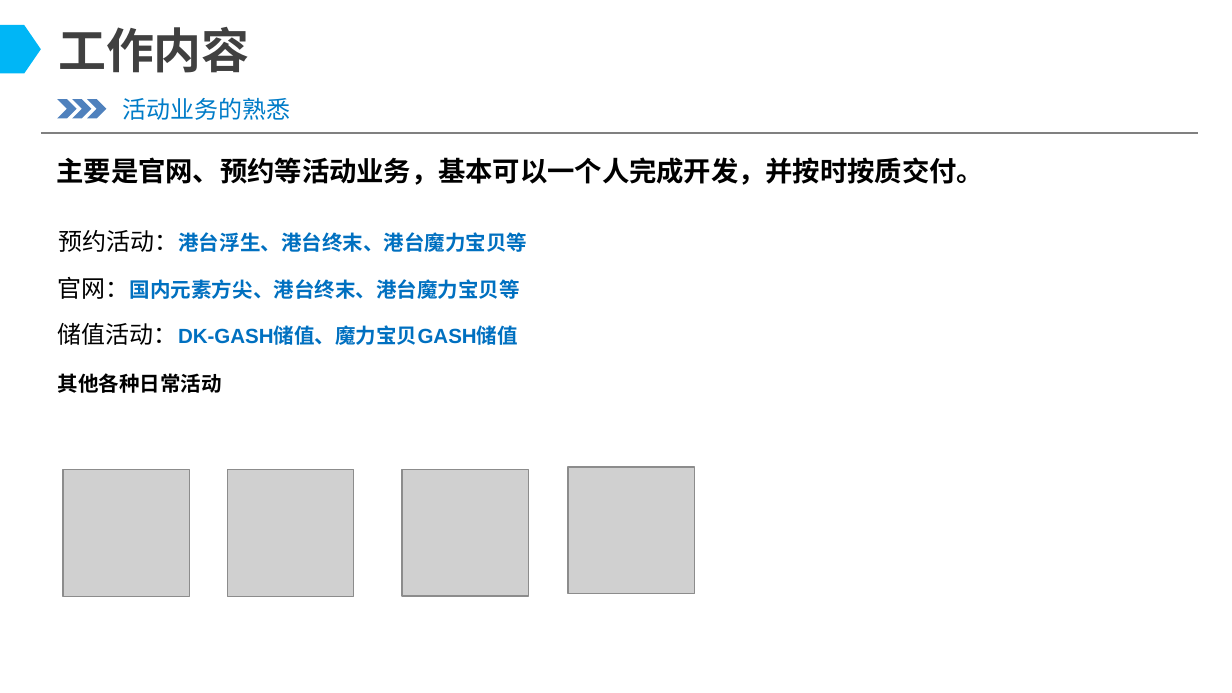
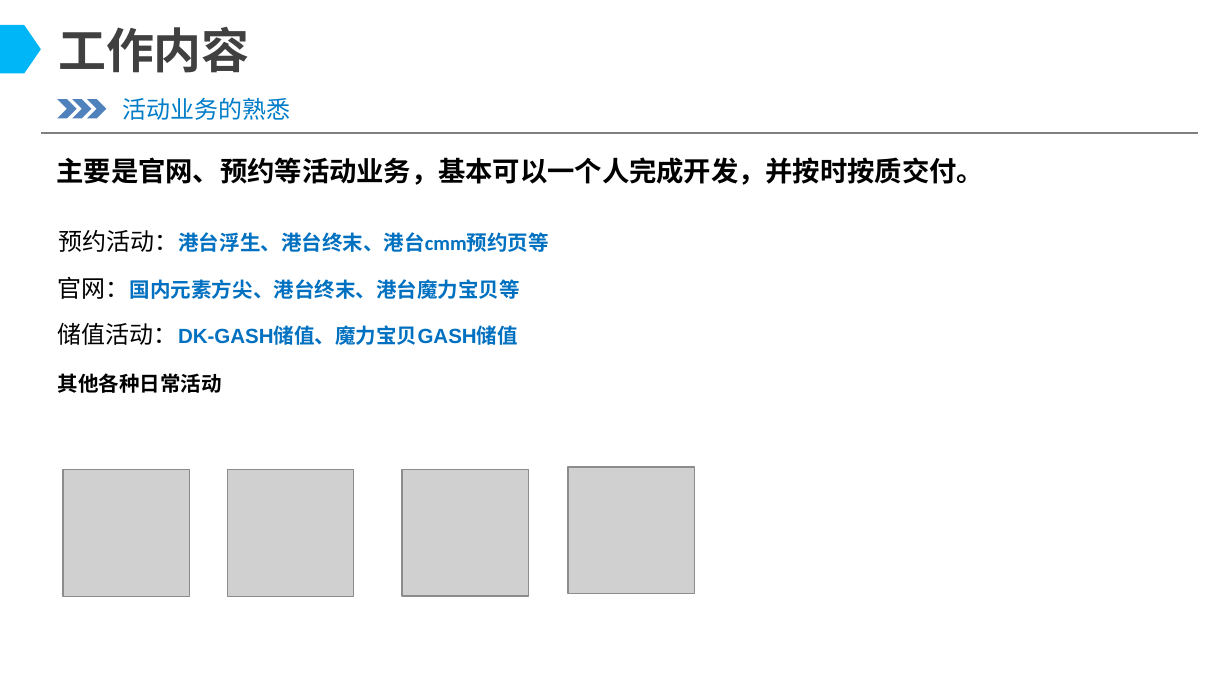
Before and after one commit to illusionGD/test, a slide deck: slide 5 of 谭锦德-2022述职PPT.pptx. Drawn at 1232x693 pixels with LibreOffice and Linux fonts; fonts in the diff are those of the drawing; grey boxes stand for pictures; background and template pictures are left out. Boxes give left, top, right and bottom in pixels: in the first picture for what was removed or moved away, otherwise in the second. Text is boxed around its words. In the diff, an @@ line names an element or a change of style, - is before the commit and + after.

```diff
--- a/谭锦德-2022述职PPT.pptx
+++ b/谭锦德-2022述职PPT.pptx
@@ text at (58, 230, 548, 252): text changed @@
-预约活动：港台浮生、港台终末、港台魔力宝贝等
+预约活动：港台浮生、港台终末、港台cmm预约页等
```
Also in this commit, not shown: 3 other slides changed, 6 slides added.
